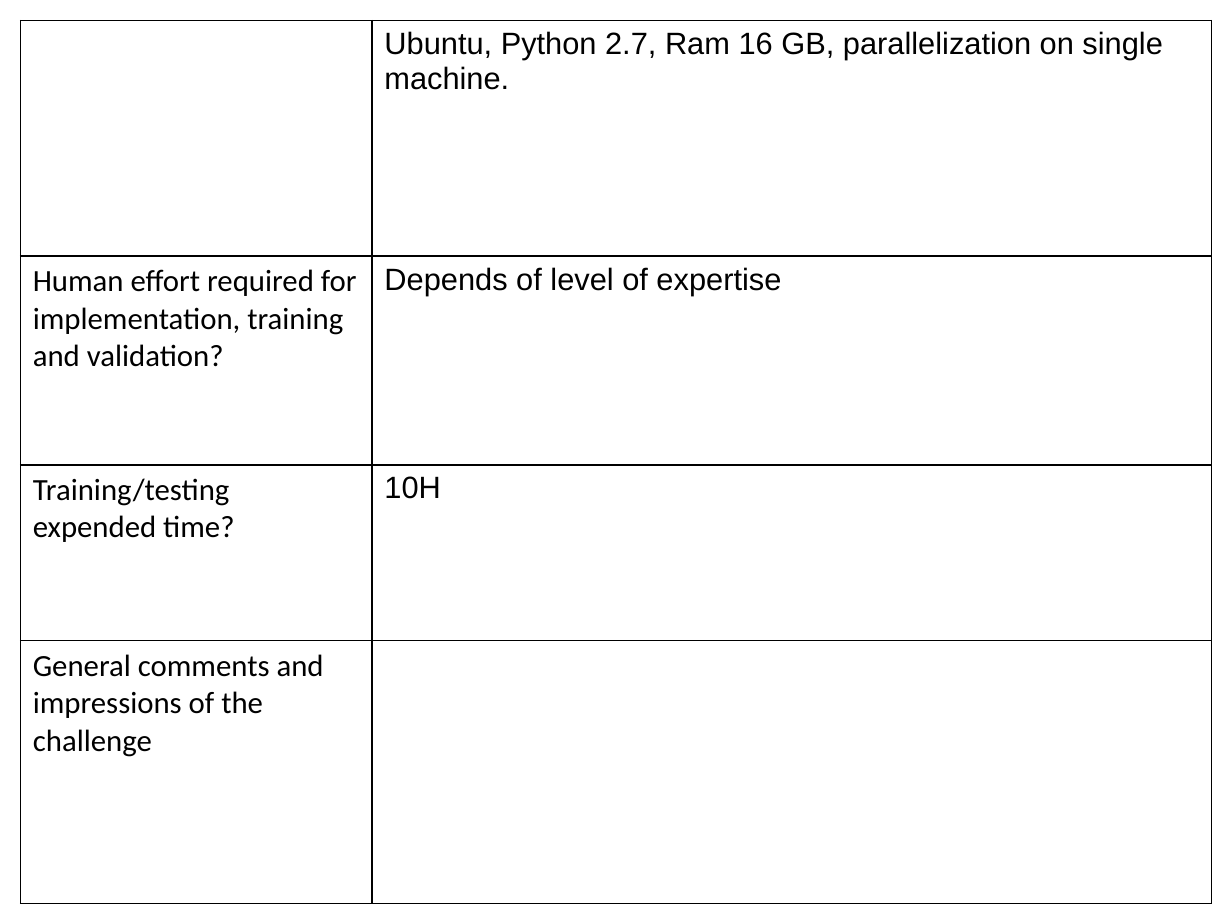
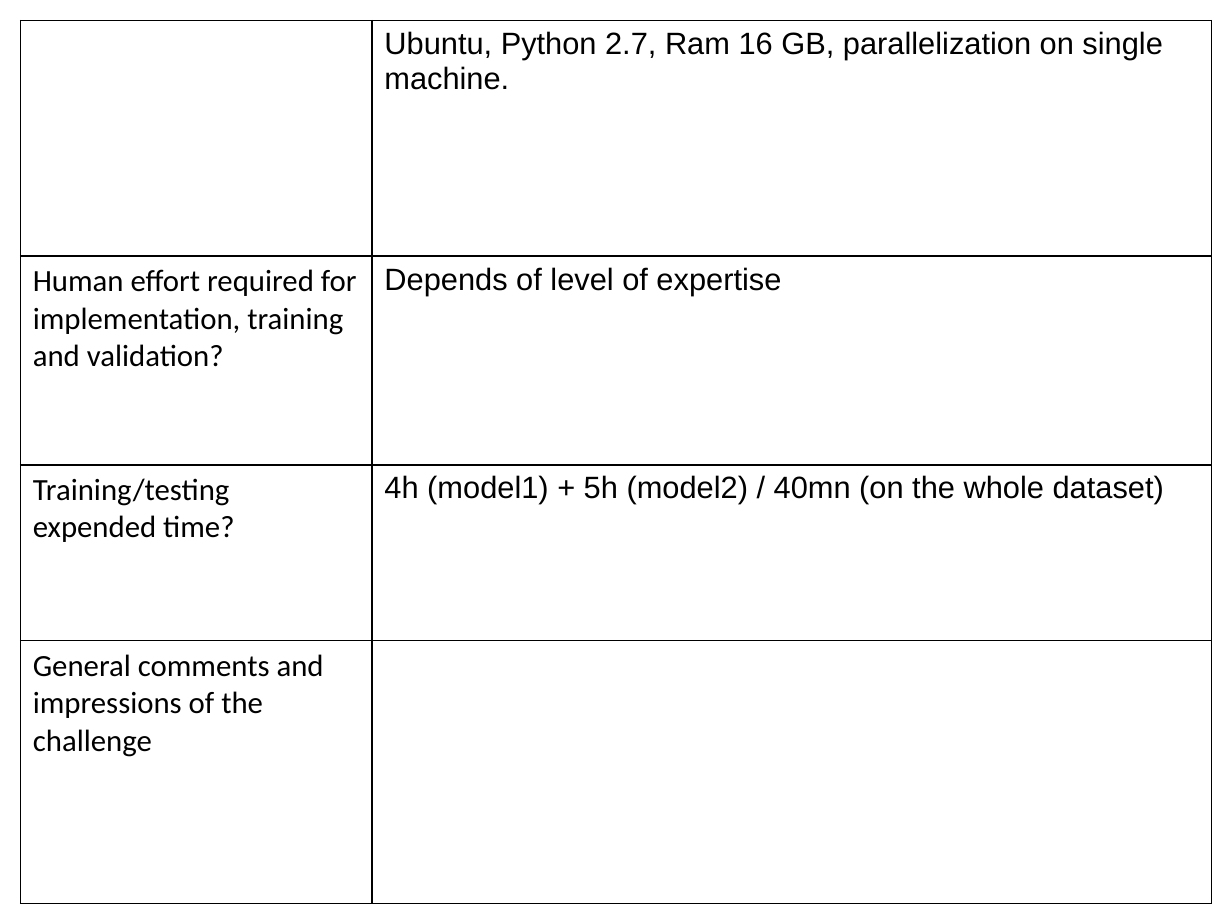
Before and after one commit to thierry-silbermann/MultiModalGestureRecognition, a slide deck: slide 7 of Fact sheet ChaLearn Multimodal Gesture Recognition.pptx. Drawn at 1232x924 pixels with LibreOffice and Linux fonts; fonts in the diff are those of the drawing. Boxes give left, top, right and bottom in pixels: in the first picture for what was removed or moved away, otherwise in the second. Text is boxed around its words. In the diff, an @@ line names an element or a change of style, - is before the commit and + after.

```diff
--- a/Fact sheet ChaLearn Multimodal Gesture Recognition.pptx
+++ b/Fact sheet ChaLearn Multimodal Gesture Recognition.pptx
@@ table at [21,21,1211,904] @@
-row 3, column 2: 10H
+row 3, column 2: 4h (model1) + 5h (model2) / 40mn (on the whole dataset)
```
Also in this commit, not shown: 3 other slides changed.
